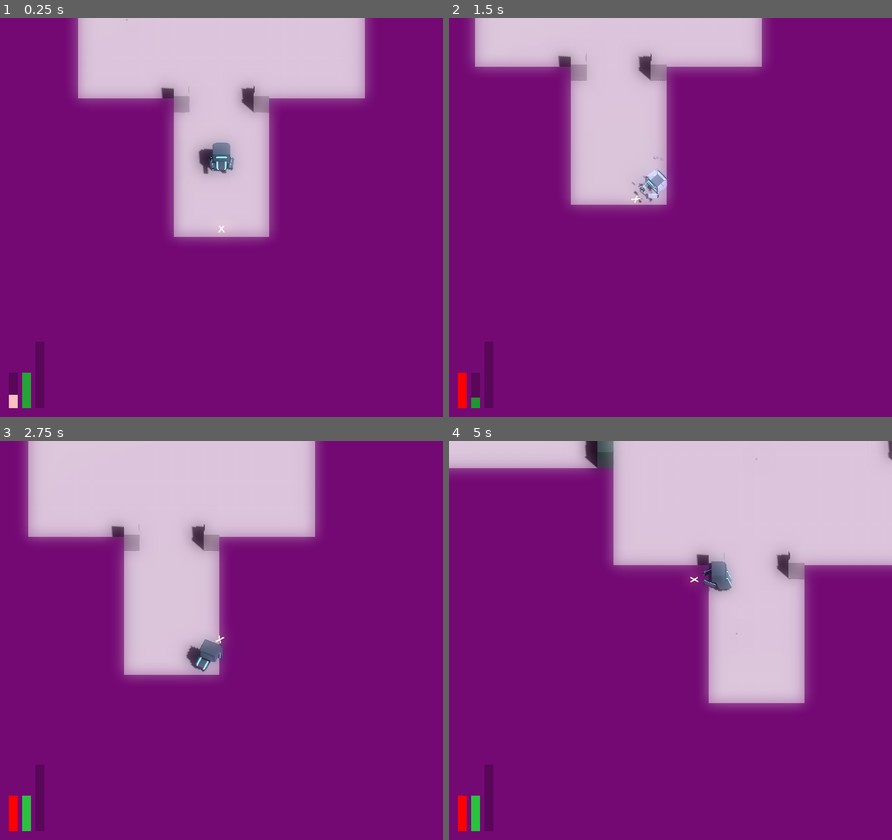
Above: before the commit, frames 1-4 (two rows, left to right).
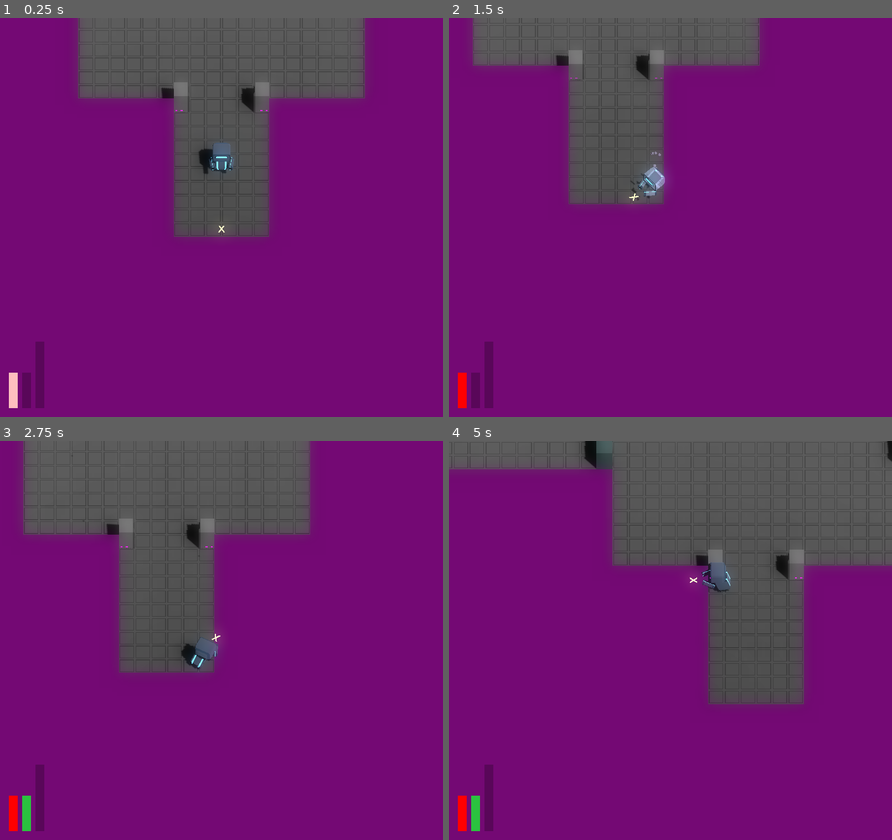
Above: after the commit, the same moments.

Repository: JackEvans24/bullet-absorb
Game: Godot game, scene res://scenes/main.tscn
Same seed, same stepped clock (60 frames per second), same inputs: the game is played once before the commit and once after it.
Inputs (mouse positions are in pixels of both pictures, inside the frame that each line leads up to):
- Up to frame 1 (0.25 s): no input
- Up to frame 2 (1.5 s): move the mouse to (767, 197) at 0.52 s; hold D (move_right) 0.53-1.28 s; hold Ctrl (absorb) 0.53-1.28 s; move the mouse to (581, 237) at 1.27 s; hold S (move_back) from 1.28 s (still down); tap Space (dash) at 1.35 s
- Up to frame 3 (2.75 s): move the mouse to (265, 552) at 2.02 s; release S (move_back) at 2.03 s; press the mouse at (265, 552) at 2.03 s; hold D (move_right) from 2.03 s (still down)
- Up to frame 4 (5 s): move the mouse to (648, 720) at 2.77 s; release D (move_right) at 2.78 s; release the mouse at (648, 720) at 2.78 s; hold W (move_forward) 2.78-3.53 s; tap Ctrl (absorb) at 2.85 s; move the mouse to (803, 700) at 3.52 s; hold A (move_left) from 3.53 s (still down); tap Space (dash) at 3.6 s; move the mouse to (537, 580) at 4.27 s; click (537, 580) at 4.35 s

The runs differ from the first frame. In frame 1, 22% of the frame differs, in the area x 2-83%, y 0-98%; in frame 2, 16%; in frame 3, 24%; in frame 4, 30%, in the area x 0-100%, y 0-67%.
Error after the commit: Invalid access to property or key 'max_health' on a base object of type 'Nil'. (res://scripts/ui/hud.gd:12)

Commit message:
chore: remove stats from save data

Diff:
--- a/scripts/main.gd
+++ b/scripts/main.gd
@@ -19,7 +19,7 @@
 
 	cameras.target = player.camera_follow_point
 
-	hud.initialise_stats(save_game.data.player_stats)
+	hud.initialise_stats(player.stats)
 	hud._on_health_changed(player.current_health)
 
 func initialise_rooms():
@@ -29,7 +29,7 @@
 	rooms.room_reentered.connect(_on_room_reentered)
 
 func initialise_player():
-	player.update_stats(save_game.data.player_stats)
+	# TODO: Enable saved upgrades
 
 	if save_game.data.current_room:
 		var current_room = rooms.get_room(save_game.data.current_room)
--- a/scripts/save/save_game_data.gd
+++ b/scripts/save/save_game_data.gd
@@ -2,7 +2,6 @@
 
 var completed_rooms: Array = []
 var current_room: String
-var player_stats: PlayerStats = PlayerStats.new()
 
 func to_dictionary() -> Dictionary:
     var dict: Dictionary = {}
